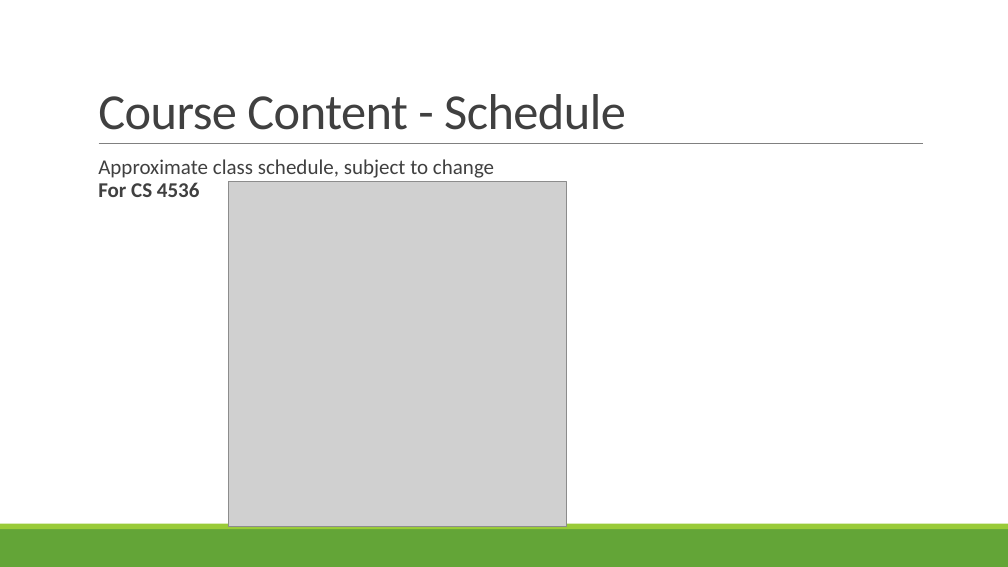
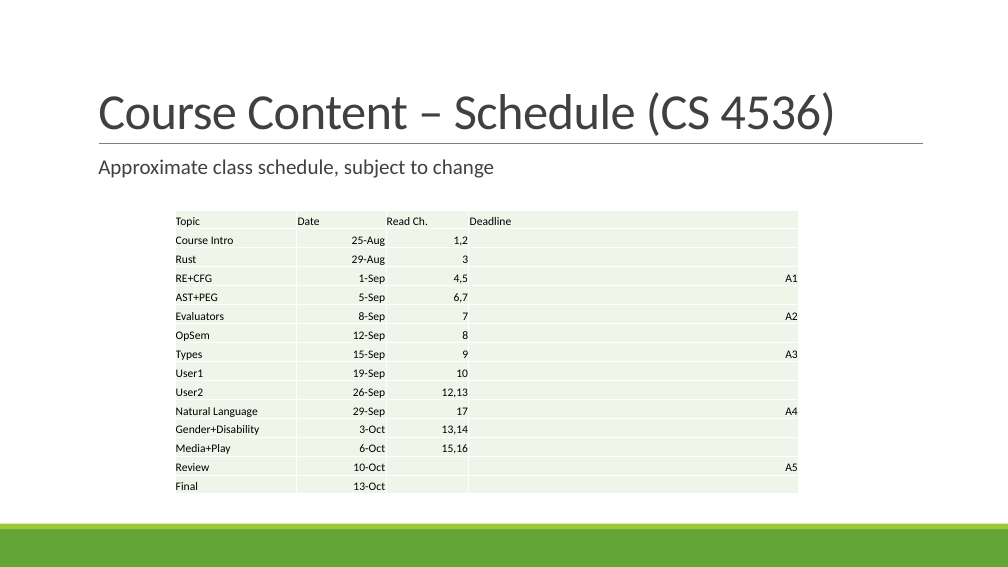
Before and after one commit to rbohrer/pl-course, a slide deck: slide 18 of LectureSlides/01Intro.pptx. Drawn at 1008x567 pixels with LibreOffice and Linux fonts; fonts in the diff are those of the drawing; grey boxes stand for pictures. Boxes give left, top, right and bottom in pixels: in the first picture for what was removed or moved away, otherwise in the second. Text is boxed around its words. In the diff, an @@ line names an element or a change of style, - is before the commit and + after.

```diff
--- a/LectureSlides/01Intro.pptx
+++ b/LectureSlides/01Intro.pptx
@@ title at <box>98,92,835,136</box>: text changed @@
-Course Content - Schedule
+Course Content – Schedule (CS 4536)
@@ text at <box>98,159,494,178</box>: text changed @@
-  Approximate class schedule, subject to change
-  For CS 4536
+  Approximate class schedule, subject to change
@@ picture removed at <box>228,182,567,526</box> @@
@@ table added at <box>175,210,799,495</box>, 15 rows, 4 columns @@
+Topic | Date | Read Ch. | Deadline
+Course Intro | 25-Aug | 1,2 | 
+Rust | 29-Aug | 3 | 
+RE+CFG | 1-Sep | 4,5 | A1
+AST+PEG | 5-Sep | 6,7 | 
+Evaluators | 8-Sep | 7 | A2
+OpSem | 12-Sep | 8 | 
+Types | 15-Sep | 9 | A3
+User1 | 19-Sep | 10 | 
+User2 | 26-Sep | 12,13 | 
+Natural Language | 29-Sep | 17 | A4
+Gender+Disability | 3-Oct | 13,14 | 
+Media+Play | 6-Oct | 15,16 | 
+Review | 10-Oct |  | A5
+Final | 13-Oct |  | 
```
Also in this commit, not shown: 4 other slides changed, 1 slide added.
